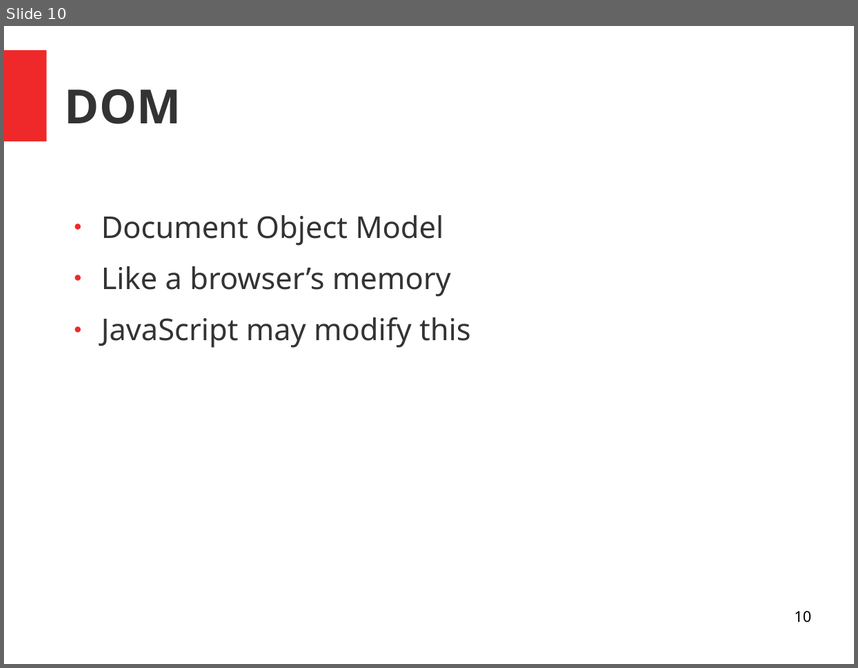
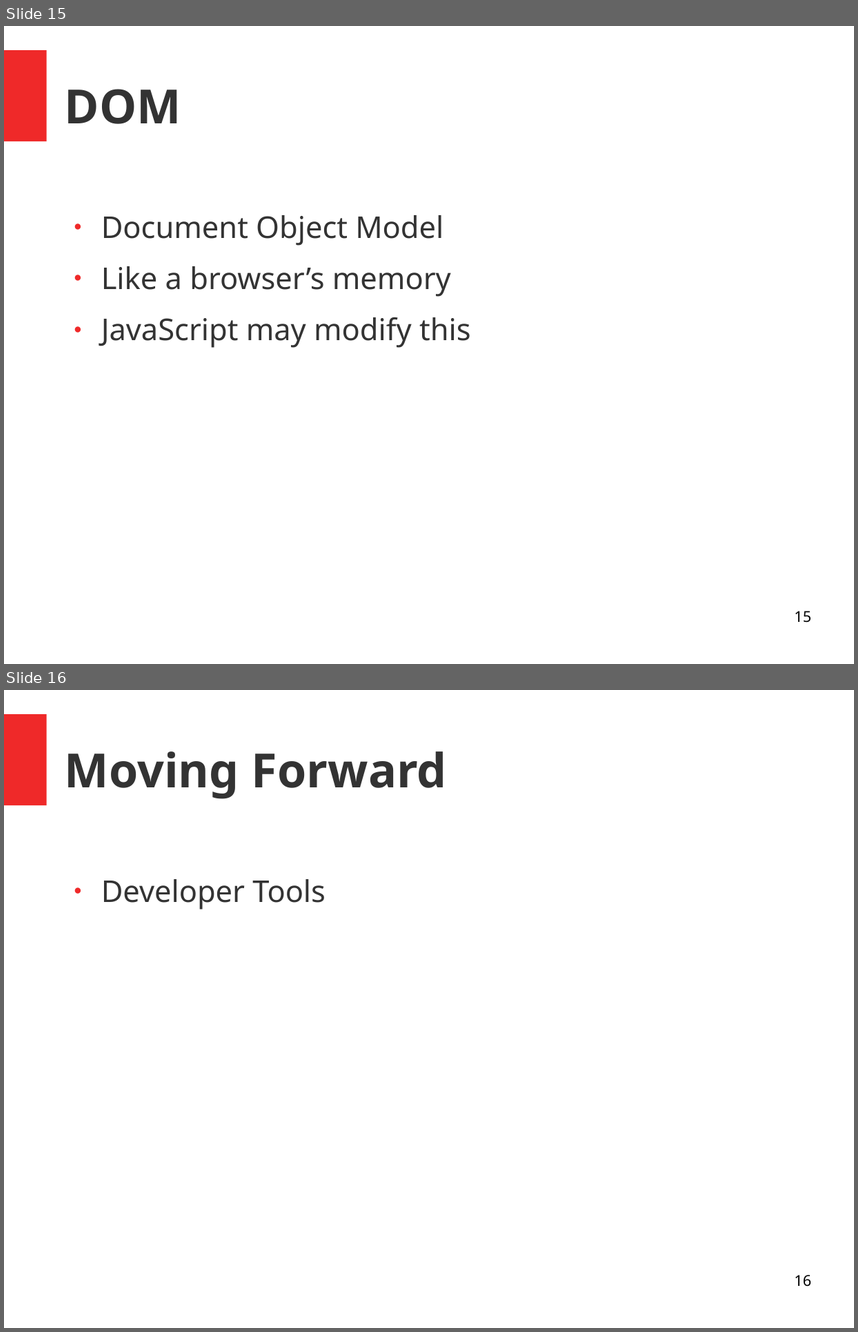
Before and after one commit to RyanKadri/rk0.xyz, a slide deck: lessons/lesson1/presentation/Presentation.odp. Shown one above the other, each under a label of ours: slide 10 before the commit, slides 15 and 16 after it. The pictures are 858x668 and 858x1332 pixels, drawn with LibreOffice and Linux fonts; fonts in the diff are those of the drawing. Boxes give left, top, right and bottom in pixels: in the first picture for what was removed or moved away, otherwise in the second. Text is boxed around its words. In the diff, an @@ line names an element or a change of style, - is before the commit and + after.

```diff
--- a/lessons/lesson1/presentation/Presentation.odp
+++ b/lessons/lesson1/presentation/Presentation.odp
@@ slide 16 added at <box>4,690,854,1328</box>, background #FFFFFF; not listed: 1 template element that a slide beside it also shows @@
@@ title added at <box>65,751,447,799</box>, 44 pt, text #333333, bold @@
+Moving Forward
@@ text added at <box>101,879,326,909</box>, 28 pt, text #333333 @@
+● Developer Tools
@@ page number added at <box>794,1274,811,1286</box>, 14 pt, text #000000 @@
+16
@@ what was slide 10 is now slide 15 @@
@@ page number at <box>794,610,811,622</box>: text changed @@
-10
+15
```
Also in this commit, not shown: 2 slides changed, 6 other slides added, 9 other files.
